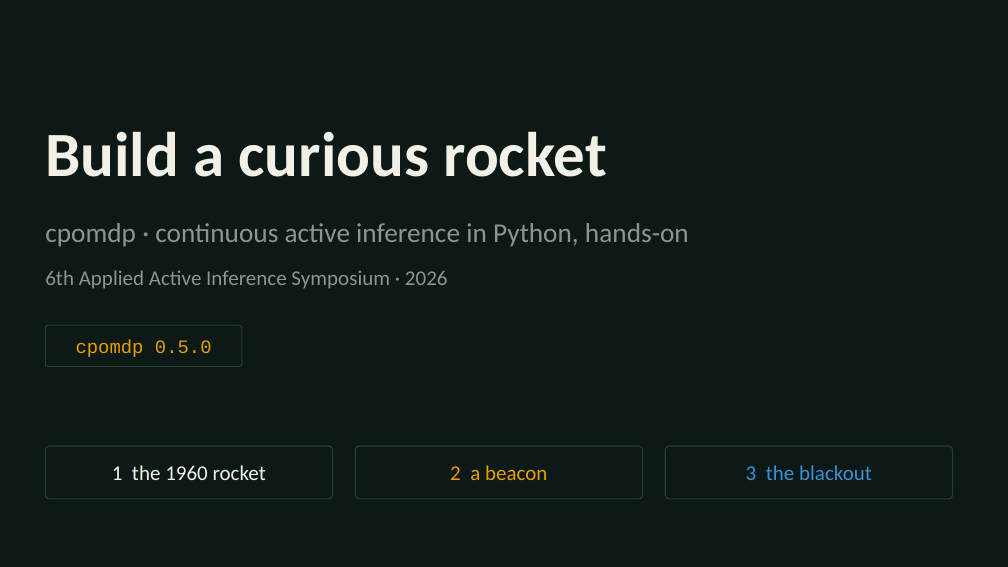
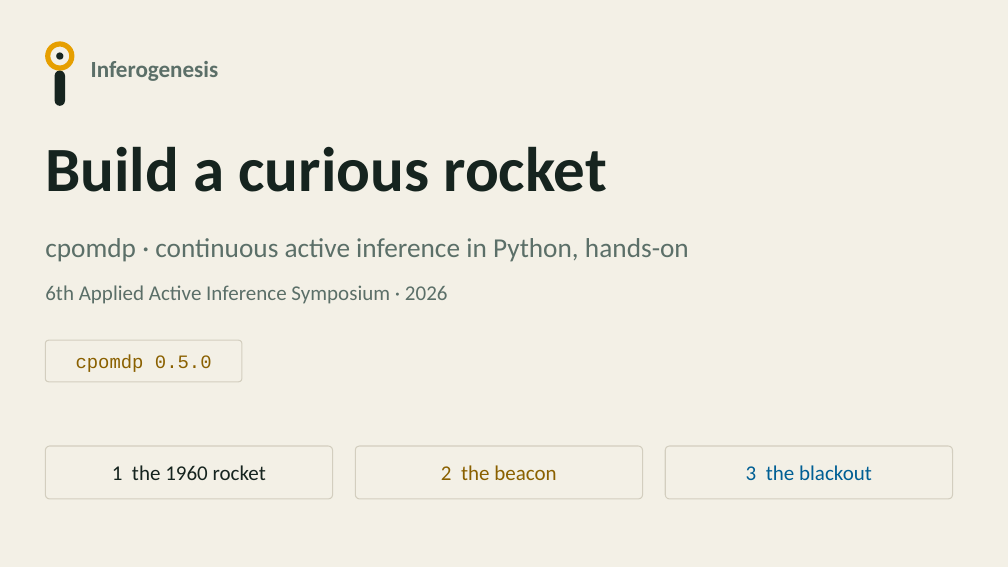
Before and after one commit to inferogenesis/cpomdp-workshop, a slide deck: slide 1 of deck/cpomdp_symposium_2026.pptx. Drawn at 1008x567 pixels with LibreOffice and Linux fonts; fonts in the diff are those of the drawing. Boxes give left, top, right and bottom in pixels: in the first picture for what was removed or moved away, otherwise in the second. Text is boxed around its words. In the diff, an @@ line names an element or a change of style, - is before the commit and + after.

Commit message:
feat: remake the deck in 31 slides on the light theme, with a timer for each task

```diff
--- a/deck/cpomdp_symposium_2026.pptx
+++ b/deck/cpomdp_symposium_2026.pptx
@@ background #0C1916 to #F3F0E6 @@
@@ ellipse added at (48, 44, 72, 68), outline #E69F00 4.97 pt @@
@@ ellipse added at (56, 52, 64, 60), fill #16241F @@
@@ rounded rectangle added at (54, 70, 65, 106), fill #16241F @@
@@ text added at (91, 61, 219, 81), 22 pt, text #5B6F68, bold @@
+Inferogenesis
@@ text "Build a curious rocket" at (45, 146, 606, 192): text colour #F3F0E6 to #16241F @@
@@ text "cpomdp · continuous active inference ..." at (45, 238, 689, 262): text colour #8C968F to #5B6F68 @@
@@ text "6th Applied Active Inference Symposium ..." at (45, 285, 448, 304): text colour #8C968F to #5B6F68 @@
@@ 3 texts, 1 rounded rectangle: place and size @@
-3 texts, 1 rounded rectangle at (45, 131, 689, 367)
+3 texts, 1 rounded rectangle at (45, 146, 689, 382)
@@ rounded rectangle "cpomdp 0.5.0" at (45, 340, 242, 382): text colour #E69F00 to #8A6000; outline #2A3D35 1 pt to #D3CEBF 1 pt @@
@@ rounded rectangle "1 the 1960 rocket" at (45, 446, 333, 499): text colour #F3F0E6 to #16241F; outline #2A3D35 1 pt to #D3CEBF 1 pt @@
@@ rounded rectangle "2 the beacon" at (355, 446, 643, 499): outline #2A3D35 1 pt to #D3CEBF 1 pt @@
@@ rounded rectangle "3 the blackout" at (665, 446, 953, 499): text colour #3D8ED4 to #005F94; outline #2A3D35 1 pt to #D3CEBF 1 pt @@
@@ text in rounded rectangle at (441, 465, 556, 480): text changed; text colour #E69F00 to #8A6000 @@
-2 a beacon
+2 the beacon
```
Also in this commit, not shown: 14 other slides changed, 16 slides added, 10 slides removed, 12 other files.
